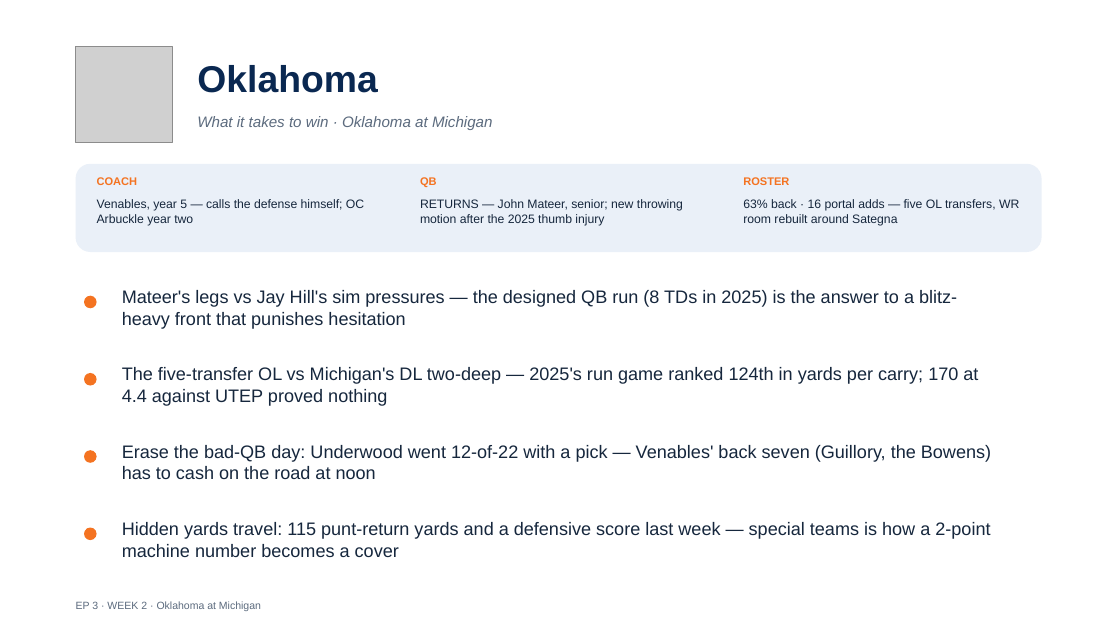
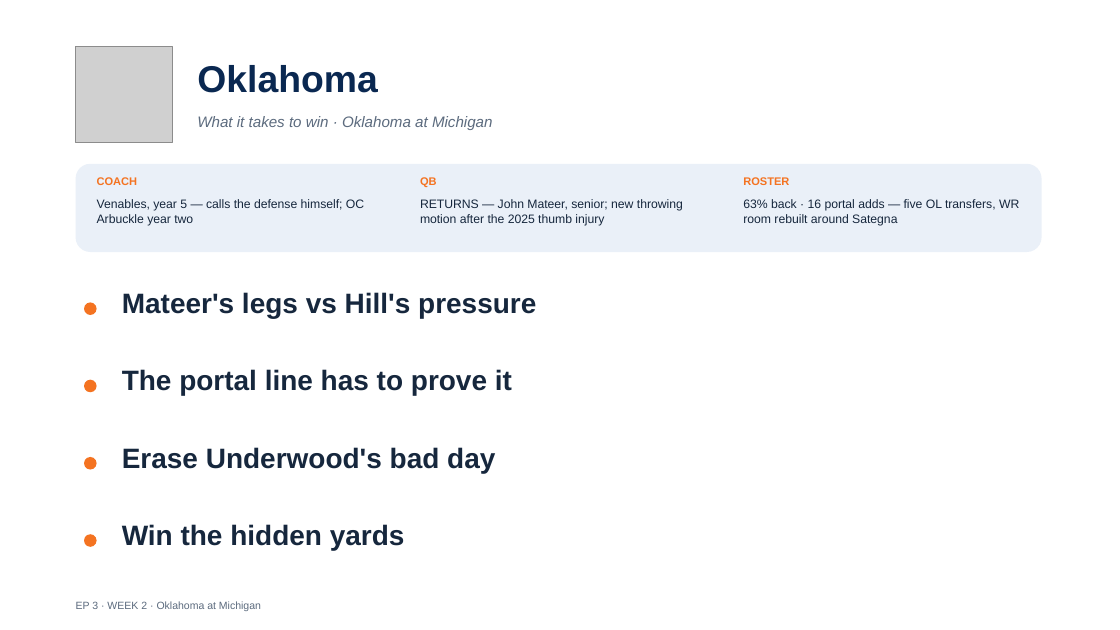
Before and after one commit to lucasalvarezflorida-lab/ncaa-fbs-analytics, a slide deck: slide 7 of decks/2026_Week2_Episode3.pptx. Drawn at 1120x630 pixels with LibreOffice and Linux fonts; fonts in the diff are those of the drawing; grey boxes stand for pictures. Boxes give left, top, right and bottom in pixels: in the first picture for what was removed or moved away, otherwise in the second. Text is boxed around its words. In the diff, an @@ line names an element or a change of style, - is before the commit and + after.

```diff
--- a/decks/2026_Week2_Episode3.pptx
+++ b/decks/2026_Week2_Episode3.pptx
@@ text at (122, 292, 536, 318): text changed; size 15.5 to 24 pt; bold on @@
-Mateer's legs vs Jay Hill's sim pressures — the designed QB run (8 TDs in 2025) is the answer to a blitz-heavy front that punishes hesitation
+Mateer's legs vs Hill's pressure
@@ text at (122, 369, 512, 396): text changed; size 15.5 to 24 pt; bold on @@
-The five-transfer OL vs Michigan's DL two-deep — 2025's run game ranked 124th in yards per carry; 170 at 4.4 against UTEP proved nothing
+The portal line has to prove it
@@ text at (122, 447, 495, 473): text changed; size 15.5 to 24 pt; bold on @@
-Erase the bad-QB day: Underwood went 12-of-22 with a pick — Venables' back seven (Guillory, the Bowens) has to cash on the road at noon
+Erase Underwood's bad day
@@ 4 ellipses: place and size @@
-4 ellipses at (84, 296, 97, 540)
+4 ellipses at (84, 302, 97, 547)
@@ text at (122, 524, 405, 550): text changed; size 15.5 to 24 pt; bold on @@
-Hidden yards travel: 115 punt-return yards and a defensive score last week — special teams is how a 2-point machine number becomes a cover
+Win the hidden yards
```
Also in this commit, not shown: 14 other slides changed, 1 other file.
